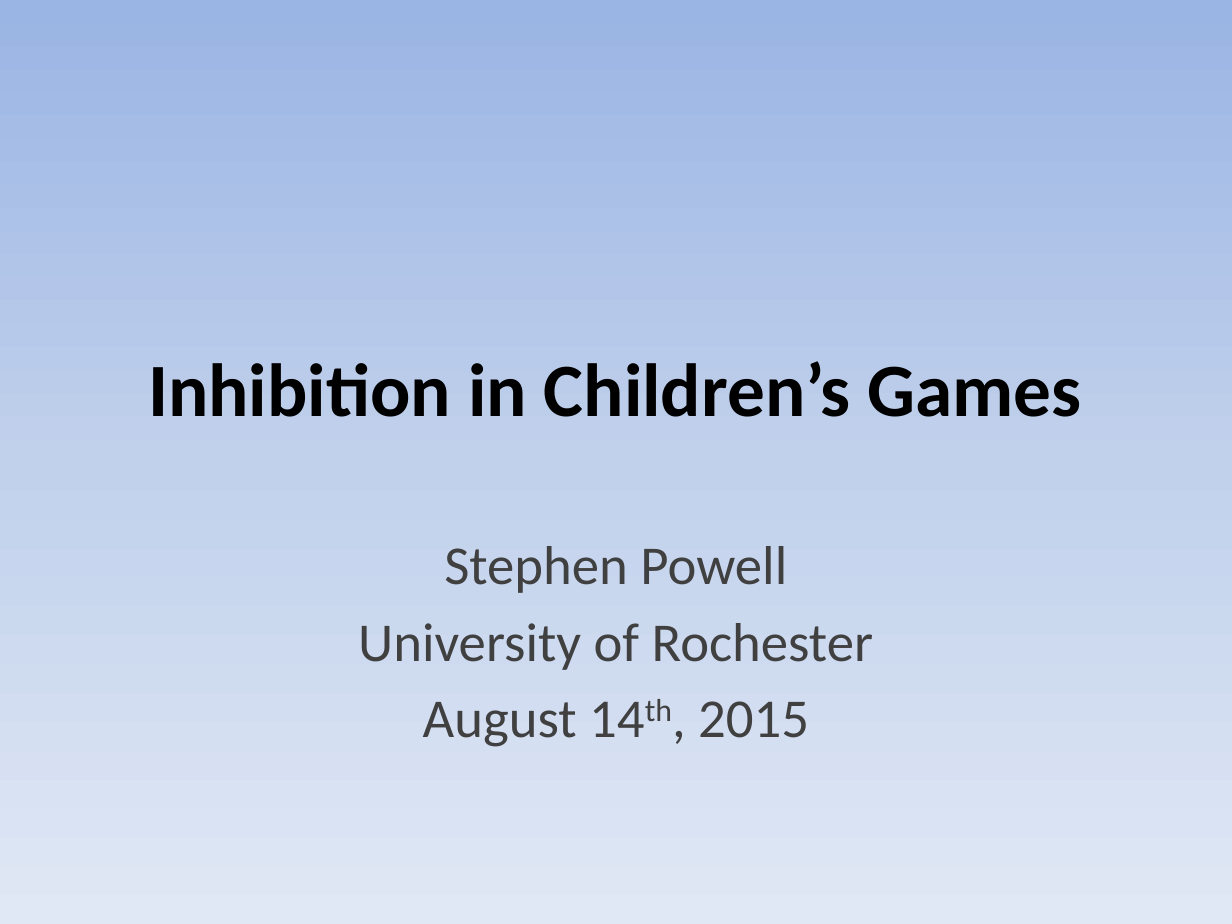
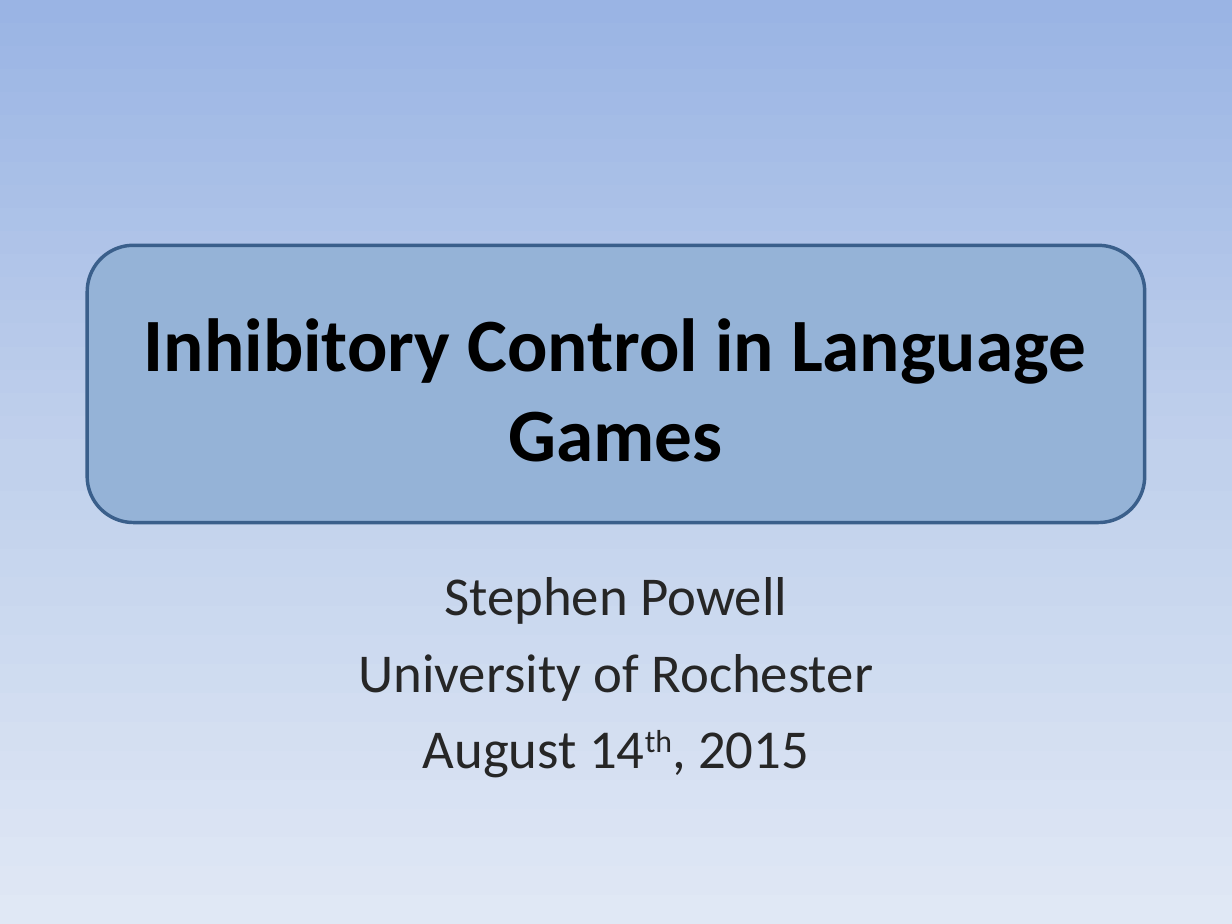
Before and after one commit to ejyoon/neginhib, a slide deck: slide 1 of Stephen_Final_Presentation/CSLI Final Presentation Stephen Powell.pptx. Drawn at 1232x924 pixels with LibreOffice and Linux fonts; fonts in the diff are those of the drawing. Boxes give left, top, right and bottom in pixels: in the first picture for what was removed or moved away, otherwise in the second. Text is boxed around its words. In the diff, an @@ line names an element or a change of style, - is before the commit and + after.

```diff
--- a/Stephen_Final_Presentation/CSLI Final Presentation Stephen Powell.pptx
+++ b/Stephen_Final_Presentation/CSLI Final Presentation Stephen Powell.pptx
@@ rounded rectangle added at (87,245,1145,522), fill #95B3D7, outline #3A5F8C 2 pt @@
@@ title at (144,318,1086,462): text changed @@
-Inhibition in Children’s Games
+Inhibitory Control in Language Games
@@ subtitle "Stephen Powell": place and size @@
-subtitle "Stephen Powell" at (358,546,874,747)
+subtitle "Stephen Powell" at (358,577,874,778)
@@ subtitle "Stephen Powell" at (358,577,874,778): text colour #404040 to #262626 @@
```
Also in this commit, not shown: 5 other slides changed, 5 slides added, 3 slides removed.
